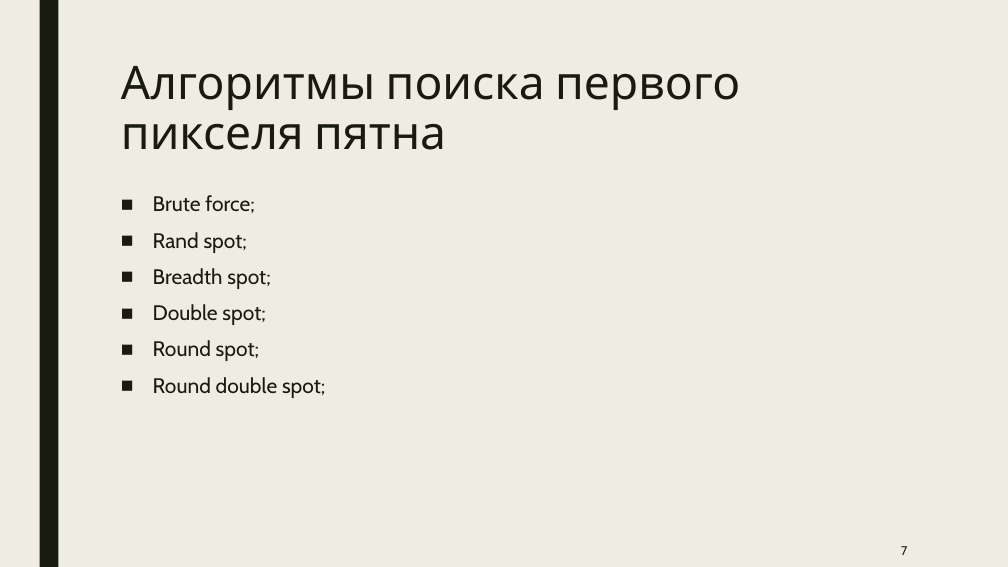
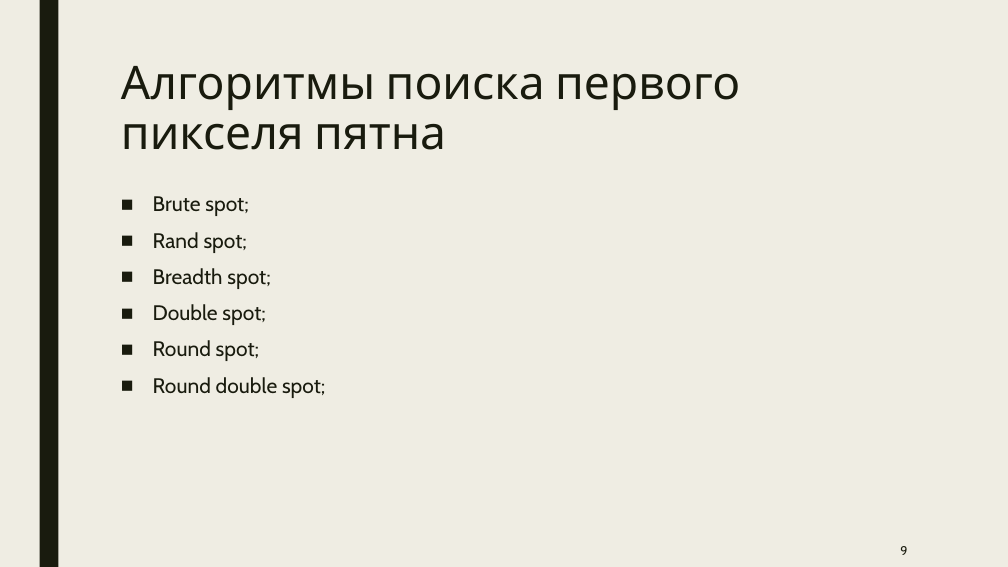
Before and after one commit to BarikQ/course_4, a slide deck: slide 9 of Pres/Диплом преза.pptx (slide 7 before the commit). Drawn at 1008x567 pixels with LibreOffice and Linux fonts; fonts in the diff are those of the drawing. Boxes give left, top, right and bottom in pixels: in the first picture for what was removed or moved away, otherwise in the second. Text is boxed around its words. In the diff, an @@ line names an element or a change of style, - is before the commit and + after.

```diff
--- a/Pres/Диплом преза.pptx
+++ b/Pres/Диплом преза.pptx
@@ text at (x1=153, y1=196, x2=248, y2=216): text changed @@
-■ Brute force;
+■ Brute spot;
@@ page number at (x1=900, y1=546, x2=907, y2=555): text changed @@
-7
+9
```
Also in this commit, not shown: 9 other slides changed, 2 slides added, 3 other files.
